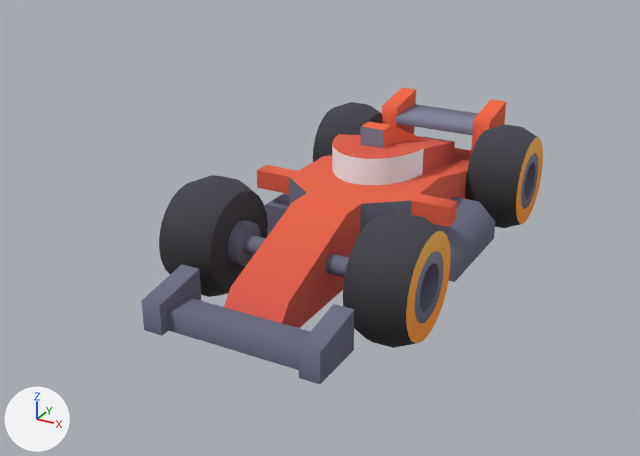
The glTF model assets-src/raw/car-race.glb, before and after one commit.
Before and after are seen from a 50 mm camera at (1.91, -3.94, 2.12) aimed at (-0.15, -0.19, 0.25). The axes (+X, +Y, +Z) are drawn at lower left. The lights are the same throughout. The older version comes first. Where no turn or scale is listed for an object, it has been applied to the vertices. Vertices at exactly the same position are counted once.

The scene before the commit, as lines of its bpy script (objects in view):
```python
me_body = bpy.data.meshes.new('body')
me_body.from_pydata(...)  # 363 vertices, 624 faces; spans x -0.6..0.6, y -1.28..1.28, z 0.0..0.63
me_body.materials.append(mat_colormap)
me_wheel_front_left = bpy.data.meshes.new('wheel-front-left')
me_wheel_front_left.from_pydata(...)  # 202 vertices, 332 faces; spans x 0.0..0.3, y -0.3..0.3, z -0.3..0.3
me_wheel_front_left.materials.append(mat_colormap)
me_wheel_front_right = bpy.data.meshes.new('wheel-front-right')
me_wheel_front_right.from_pydata(...)  # 202 vertices, 332 faces; spans x -0.3..0.0, y -0.3..0.3, z -0.3..0.3
me_wheel_front_right.materials.append(mat_colormap)
ob_body = bpy.data.objects.new('body', me_body)
ob_body.location = (0.0, 0.0, 0.1)
ob_wheel_back_left = bpy.data.objects.new('wheel-back-left', me_wheel_front_left)
ob_wheel_back_left.location = (0.35, 0.88, 0.3)
ob_wheel_back_right = bpy.data.objects.new('wheel-back-right', me_wheel_front_right)
ob_wheel_back_right.location = (-0.35, 0.88, 0.3)
ob_wheel_front_left = bpy.data.objects.new('wheel-front-left', me_wheel_front_left)
ob_wheel_front_left.location = (0.35, -0.64, 0.3)
ob_wheel_front_right = bpy.data.objects.new('wheel-front-right', me_wheel_front_right)
ob_wheel_front_right.location = (-0.35, -0.64, 0.3)
```
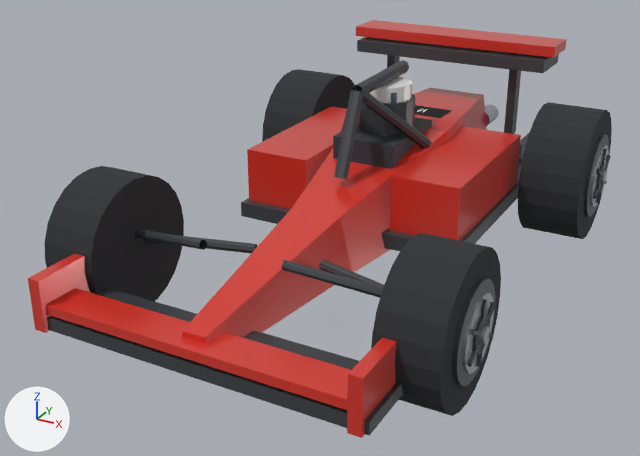
What differs and where, as boxes (x1, y1, x2, y2) in the pictures (640 x 456 px):
'body-detail', added: after (28, 20, 566, 438)
    faces in mat_car_paint (red #dd3527): (28, 20, 566, 438)
    faces in mat_car_dark_metal (dark grey #4d5257): (47, 37, 559, 436)
    faces in mat_car_trim (dark grey #353c42): (333, 117, 432, 169)
    faces in mat_car_paint_white (white #f1f3f1): (370, 77, 412, 103)
    faces in mat_label_01 (picture img_image_0): (415, 105, 452, 118)
'body', no longer drawn: before (141, 87, 506, 384)
'wheel-front-right', reshaped, moved (19% wider, 50% taller): before (159, 175, 268, 297); after (371, 233, 501, 416)
'wheel-front-left', reshaped, moved: before (343, 213, 451, 348); after (45, 166, 184, 301)
'wheel-back-right', reshaped, moved: before (313, 102, 382, 162); after (518, 102, 612, 239)
'wheel-back-left', reshaped, moved: before (465, 125, 543, 228); after (262, 69, 355, 142)
part 1 of me_wheel_front_left, built on: before (343, 125, 543, 348); after (45, 166, 184, 301)
part 2 of me_wheel_front_right, built on: before (159, 102, 382, 297); after (371, 233, 501, 416)

What changed in the scene script:
```text
Change me_wheel_front_left:
    remove me_wheel_front_left.from_pydata(...)  # 202 vertices, 332 faces; spans x 0.0..0.3, y -0.3..0.3, z -0.3..0.3
    remove me_wheel_front_left.materials.append(mat_colormap)
    add me_wheel_front_left.from_pydata(...)  # 472 vertices, 828 faces; spans x -0.199..0.14, y -0.34..0.34, z -0.34..0.34
    me_wheel_front_left part 1: 202 vertices removed from x 0.0..0.3, y -0.3..0.3, z -0.3..0.3; 472 vertices added at x -0.199..0.14, y -0.34..0.34, z -0.34..0.34
    add me_wheel_front_left.materials.append(mat_car_rubber)  # dark grey #2c2f32
    add me_wheel_front_left.materials.append(mat_car_dark_metal)  # dark grey #4d5257
    add me_wheel_front_left.materials.append(mat_car_metal)  # light grey #c4cad0
    add me_wheel_front_left.materials.append(mat_car_trim)  # dark grey #353c42
Change me_wheel_front_right:
    remove me_wheel_front_right.from_pydata(...)  # 202 vertices, 332 faces; spans x -0.3..0.0, y -0.3..0.3, z -0.3..0.3
    remove me_wheel_front_right.materials.append(mat_colormap)
    add me_wheel_front_right.from_pydata(...)  # 472 vertices, 828 faces; spans x -0.14..0.199, y -0.34..0.34, z -0.34..0.34
    me_wheel_front_right part 2: 202 vertices removed from x -0.3..0.0, y -0.3..0.3, z -0.3..0.3; 472 vertices added at x -0.14..0.199, y -0.34..0.34, z -0.34..0.34
    add me_wheel_front_right.materials.append(mat_car_rubber)  # dark grey #2c2f32
    add me_wheel_front_right.materials.append(mat_car_dark_metal)  # dark grey #4d5257
    add me_wheel_front_right.materials.append(mat_car_metal)  # light grey #c4cad0
    add me_wheel_front_right.materials.append(mat_car_trim)  # dark grey #353c42
Add me_wheel_back_right:
    me_wheel_back_right.from_pydata(...)  # 472 vertices, 828 faces; spans x -0.165..0.223, y -0.37..0.37, z -0.37..0.37
    # faces by material slot: [480, 156, 128, 64]
    me_wheel_back_right.materials.append(mat_car_rubber)  # dark grey #2c2f32
    me_wheel_back_right.materials.append(mat_car_dark_metal)  # dark grey #4d5257
    me_wheel_back_right.materials.append(mat_car_metal)  # light grey #c4cad0
    me_wheel_back_right.materials.append(mat_car_trim)  # dark grey #353c42
Add me_wheel_back_left:
    me_wheel_back_left.from_pydata(...)  # 472 vertices, 828 faces; spans x -0.223..0.165, y -0.37..0.37, z -0.37..0.37
    # faces by material slot: [480, 156, 128, 64]
    me_wheel_back_left.materials.append(mat_car_rubber)  # dark grey #2c2f32
    me_wheel_back_left.materials.append(mat_car_dark_metal)  # dark grey #4d5257
    me_wheel_back_left.materials.append(mat_car_metal)  # light grey #c4cad0
    me_wheel_back_left.materials.append(mat_car_trim)  # dark grey #353c42
Change ob_body:
    ob_body: bpy.data.objects.new('body', me_body) -> bpy.data.objects.new('body', None)
    ob_body.location: (0.0, 0.0, 0.1) -> (0.0, 0.0, 0.0)
Change ob_wheel_front_left:
    add ob_wheel_front_left.parent = ob_body
    ob_wheel_front_left.location: (0.35, -0.64, 0.3) -> (-0.83, -0.98, 0.34)
Change ob_wheel_front_right:
    add ob_wheel_front_right.parent = ob_body
    ob_wheel_front_right.location: (-0.35, -0.64, 0.3) -> (0.83, -0.98, 0.34)
Change ob_wheel_back_left:
    ob_wheel_back_left: bpy.data.objects.new('wheel-back-left', me_wheel_front_left) -> bpy.data.objects.new('wheel-back-left', me_wheel_back_left)
    add ob_wheel_back_left.parent = ob_body
    ob_wheel_back_left.location: (0.35, 0.88, 0.3) -> (-0.83, 0.96, 0.37)
Change ob_wheel_back_right:
    ob_wheel_back_right: bpy.data.objects.new('wheel-back-right', me_wheel_front_right) -> bpy.data.objects.new('wheel-back-right', me_wheel_back_right)
    add ob_wheel_back_right.parent = ob_body
    ob_wheel_back_right.location: (-0.35, 0.88, 0.3) -> (0.83, 0.96, 0.37)
Add ob_body_detail:
    ob_body_detail = bpy.data.objects.new('body-detail', me_body_detail)  # 442 vertices, 602 faces; spans x -0.81..0.81, y -1.59..1.63, z 0.05..1.02; in mat_car_paint (red #dd3527), mat_car_dark_metal (dark grey #4d5257), mat_car_trim (dark grey #353c42), mat_car_paint_white (white #f1f3f1), mat_car_glass (dark blue #4d6176), mat_car_metal (light grey #c4cad0), mat_label_01 (picture img_image_0)
    ob_body_detail.location = (0.0, 0.0, 0.0)
```
